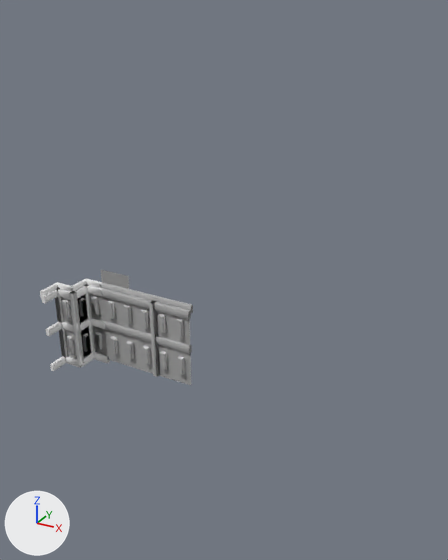
Before and after pictures for a commit that changed the glTF model assets/scene/merged-meshes/-2_0_-2_MI_CornerBuilding01.gltf.
The view is the same before and after, from a 50 mm lens placed at (47.9, -64.6, 26.6), pointed at (19.0, -12.0, 0.3). Every picture has the same lights, and +X, +Y and +Z are marked at lower left. Vertices at the same position are counted once.
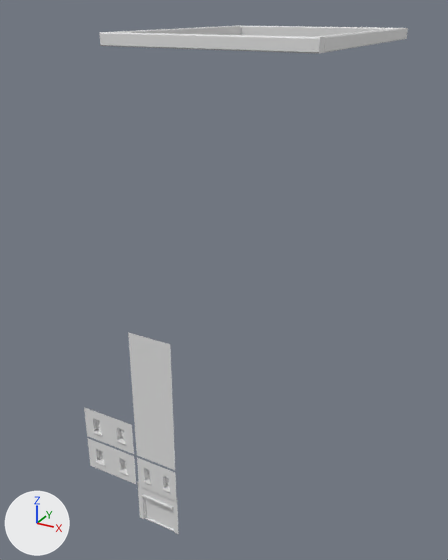
Where the change shows, as pixel boxes (x1, y1, x2, y2) in the pictures (448 x 560 px; the box of a moved part takes in the faces that stretch with it):
'Mesh', reshaped (111% wider, 340% taller)
    before: (40, 270, 193, 385)
    after: (84, 25, 408, 534)
part 1 of me_2_0__2_mi_cornerbuilding01, moved or reshaped
    before: (154, 302, 191, 319)
    after: (245, 35, 325, 53)
part 2 of me_2_0__2_mi_cornerbuilding01, moved or reshaped
    before: (154, 296, 193, 313)
    after: (100, 32, 145, 47)
part 3 of me_2_0__2_mi_cornerbuilding01, moved or reshaped
    before: (120, 287, 155, 301)
    after: (238, 25, 271, 36)
part 4 of me_2_0__2_mi_cornerbuilding01, moved or reshaped
    before: (156, 337, 192, 354)
    after: (349, 27, 408, 39)
part 5 of me_2_0__2_mi_cornerbuilding01, deleted
    before: (40, 270, 191, 385)
part 6 of me_2_0__2_mi_cornerbuilding01, added
    after: (84, 332, 179, 534)
part 7 of me_2_0__2_mi_cornerbuilding01, added
    after: (118, 26, 406, 53)

What the commit changed:
me_2_0__2_mi_cornerbuilding01 is used by ob_mesh; location (0.0, 0.0, 0.0).
me_2_0__2_mi_cornerbuilding01 had 1564 vertices, 2014 faces and spanned x -4.6..14.0, y -16.0..-3.9, z -15.6..-4.5.
me_2_0__2_mi_cornerbuilding01 now has 672 vertices, 922 faces and spans x 8.8..33.3, y -25.7..-3.5, z -24.3..24.9.
me_2_0__2_mi_cornerbuilding01 part 1: the loose piece of 16 vertices spanning x 9.0..14.0, y -11.3..-10.7, z -6.0..-5.0 is scaled about its middle by (1.03, 2.03, 0.943), then moved by (19.2, -14.2, 29.9).
me_2_0__2_mi_cornerbuilding01 part 2: the loose piece of 16 vertices spanning x 9.0..14.0, y -10.8..-10.2, z -5.5..-4.5 is scaled about its middle by (0.808, 2.03, 0.943), then moved by (6.6, -14.7, 29.4).
me_2_0__2_mi_cornerbuilding01 part 3: the loose piece of 16 vertices spanning x 4.0..9.0, y -10.8..-10.2, z -5.5..-4.5 is scaled about its middle by (0.808, 2.03, 0.943), then moved by (11.6, 6.6, 29.4).
me_2_0__2_mi_cornerbuilding01 part 4: the loose piece of 16 vertices spanning x 9.0..14.0, y -11.3..-10.7, z -10.5..-9.5 is scaled about its middle by (1.03, 2.03, 0.943), then moved by (19.2, 7.1, 34.4).
me_2_0__2_mi_cornerbuilding01 part 5: 102 loose pieces with 1292 vertices, spanning x -4.6..14.0, y -16.0..-3.9, z -15.6..-4.5, are deleted.
me_2_0__2_mi_cornerbuilding01 part 6: 240 vertices added at x 8.8..20.1, y -24.1..-23.4, z -24.3..-1.3.
me_2_0__2_mi_cornerbuilding01 part 7: 160 vertices added at x 16.0..33.3, y -25.7..-3.5, z 23.9..24.9.
